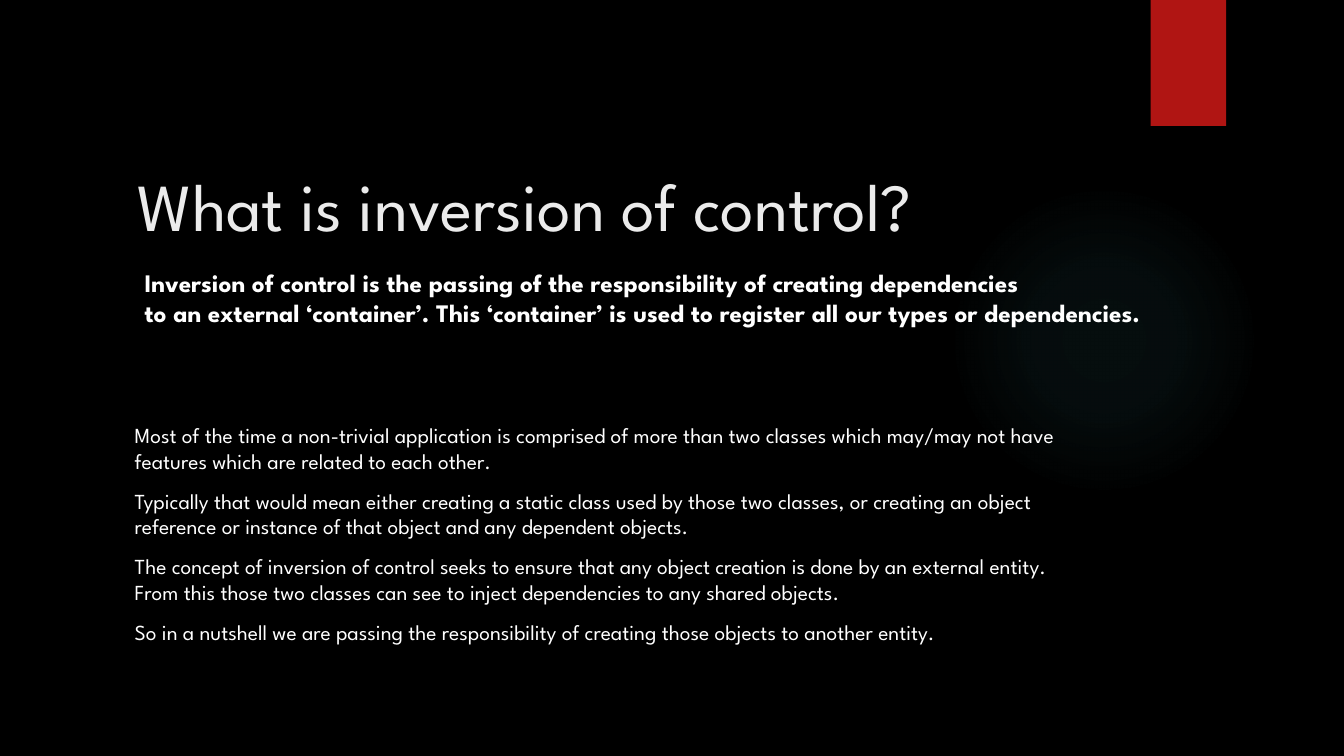
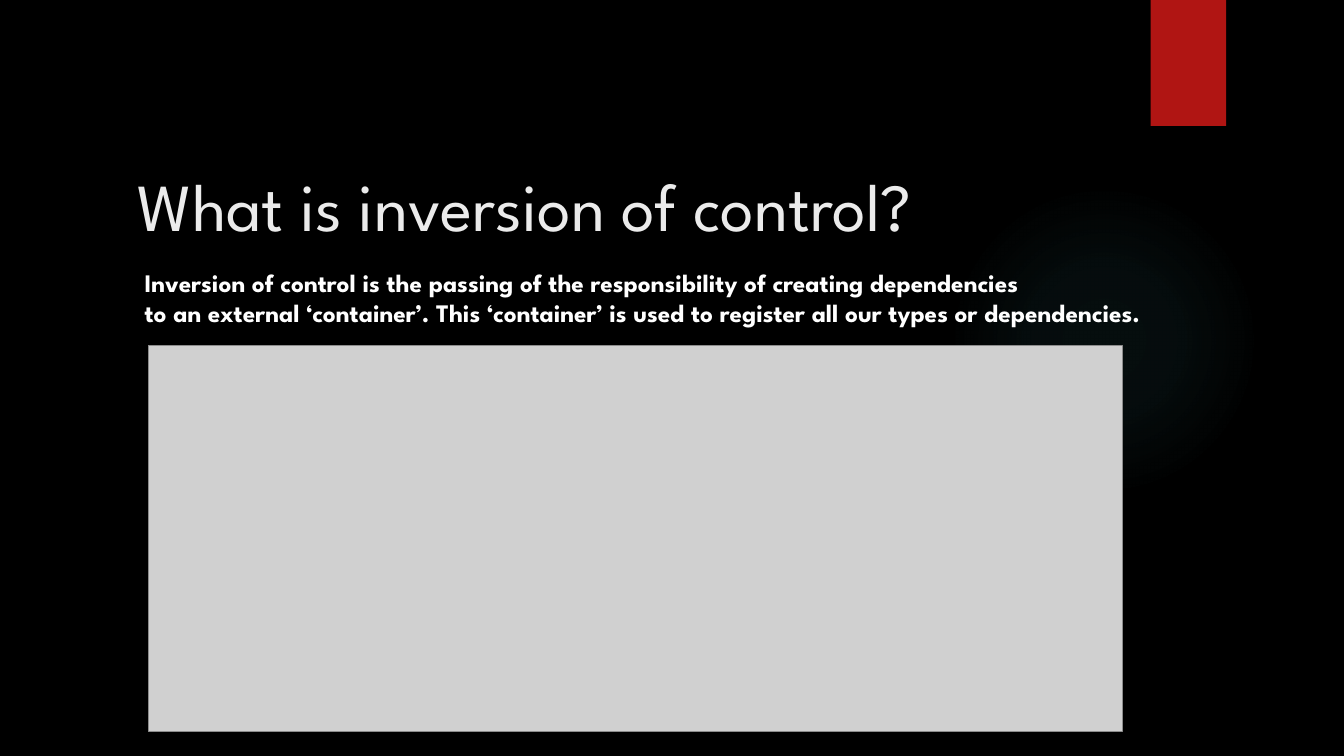
Before and after one commit to jscanlon77/dependency-injection, a slide deck: slide 2 of Castle Windsor Inversion of Control.pptx. Drawn at 1344x756 pixels with LibreOffice and Linux fonts; fonts in the diff are those of the drawing; grey boxes stand for pictures; background and template pictures are left out. Boxes give left, top, right and bottom in pixels: in the first picture for what was removed or moved away, otherwise in the second. Text is boxed around its words. In the diff, an @@ line names an element or a change of style, - is before the commit and + after.

```diff
--- a/Castle Windsor Inversion of Control.pptx
+++ b/Castle Windsor Inversion of Control.pptx
@@ picture added at (149,346,1123,732) @@
@@ text removed at (135,428,1054,645) @@
-Most of the time a non-trivial application is comprised of more than two classes which may/may not have features which are related to each other.
-Typically that would mean either creating a static class used by those two classes, or creating an object reference or instance of that object and any dependent objects.
-The concept of inversion of control seeks to ensure that any object creation is done by an external entity. From this those two classes can see to inject dependencies to any shared objects.
-So in a nutshell we are passing the responsibility of creating those objects to another entity.
```
Also in this commit, not shown: 7 other slides changed, 2 slides added, 2 slides removed.
